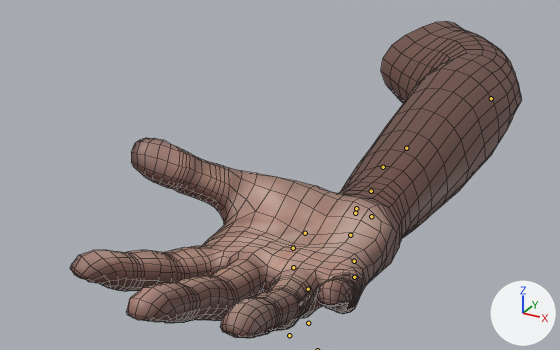
Two versions of the FBX model Assets/hand/hand1.fbx, one commit apart.
One viewpoint serves both versions: a camera (50 mm lens) standing at (0.77, -1.98, 1.06) and looking at (-0.44, 0.22, -0.04). Lighting does not change. The marker at lower right points along +X, +Y and +Z. Both versions are drawn at frame 2 of the action 'Default Take'; the numbers are the values there. The bones that bend it are drawn over the model as lines. Mesh edges are drawn as thin lines.

Names of what the first picture shows: 'mesh_arm'.
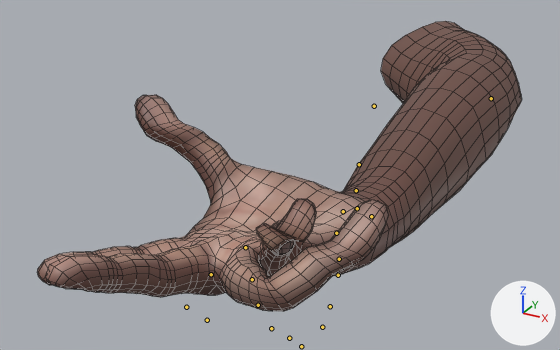
The change in detail:
Bone 'hand_R' (bone_hand_r) turns from (0, 0, 0) to (-1, 12, 2) degrees about its own x, y and z.
Bone 'palm_pinky_R' (bone_palm_pinky_r) turns from (0, 0, 0) to (0, 7, -4) degrees about its own x, y and z.
Bone 'f_pinky_01_R' (bone_f_pinky_01_r) turns from (0, 0, 0) to (26, 56, 29) degrees about its own x, y and z.
Bone 'f_pinky_02_R' (bone_f_pinky_02_r) turns from (0, 0, 0) to (-23, 92, -36) degrees about its own x, y and z.
Bone 'f_pinky_03_R' (bone_f_pinky_03_r) turns from (0, 0, 0) to (7, 29, 6) degrees about its own x, y and z.
Bone 'palm_middle_R' (bone_palm_middle_r) turns from (0, 0, 0) to (0, 4, 3) degrees about its own x, y and z.
Bone 'palm_ring_R' (bone_palm_ring_r) turns from (0, 0, 0) to (0, 5, 0) degrees about its own x, y and z.
Bone 'f_ring_01_R' (bone_f_ring_01_r) turns from (0, 0, 0) to (15, 60, 12) degrees about its own x, y and z.
Bone 'f_ring_02_R' (bone_f_ring_02_r) turns from (0, 0, 0) to (90, 96, 73) degrees about its own x, y and z.
Bone 'f_ring_03_R' (bone_f_ring_03_r) turns from (0, 0, 0) to (4, 29, -1) degrees about its own x, y and z.
Bone 'thumb_02_R' (bone_thumb_02_r) turns from (0, 0, 0) to (-21, 28, -1) degrees about its own x, y and z.
Bone 'thumb_03_R' (bone_thumb_03_r) turns from (0, 0, 0) to (-8, 21, -5) degrees about its own x, y and z.
Bone 'palm_index_R' (bone_palm_index_r) turns from (0, 0, 0) to (-1, -2, 11) degrees about its own x, y and z.
Bone 'f_index_01_R' (bone_f_index_01_r) turns from (0, 0, 0) to (0, -2, 4) degrees about its own x, y and z.

Where the change shows, as pixel boxes [x1, y1, x2, y2] in the pictures (560 x 350 px):
'mesh_arm', posed (7% wider, 8% shorter): before [70, 21, 522, 338]; after [37, 21, 522, 311]
bone 'hand_R', root to tip: before (356, 208) to (356, 208); after (357, 208) to (357, 208)
bone 'palm_pinky_R', root to tip: before (354, 277) to (354, 277); after (338, 275) to (338, 275)
bone 'palm_middle_R', root to tip: before (350, 235) to (350, 235); after (336, 233) to (336, 233)
bone 'palm_ring_R', root to tip: before (354, 261) to (354, 261); after (339, 259) to (339, 259)
bone 'f_ring_01_R', root to tip: before (308, 323) to (308, 323); after (258, 305) to (258, 305)
bone 'thumb_02_R', root to tip: before (383, 167) to (383, 167); after (359, 164) to (358, 164)
bone 'thumb_03_R', root to tip: before (406, 148) to (406, 148); after (374, 106) to (374, 106)
bone 'palm_index_R', root to tip: before (355, 213) to (355, 213); after (343, 211) to (342, 211)
bone 'f_index_01_R', root to tip: before (305, 233) to (305, 233); after (245, 247) to (245, 247)
